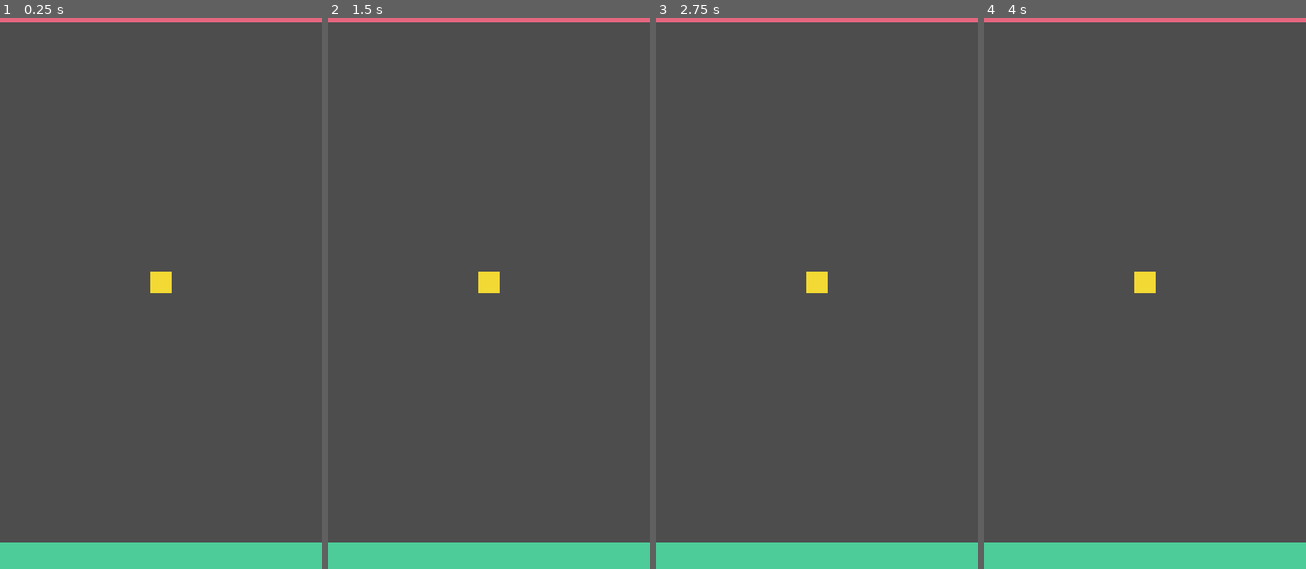
Above: before the commit, frames 1-4 (left to right).
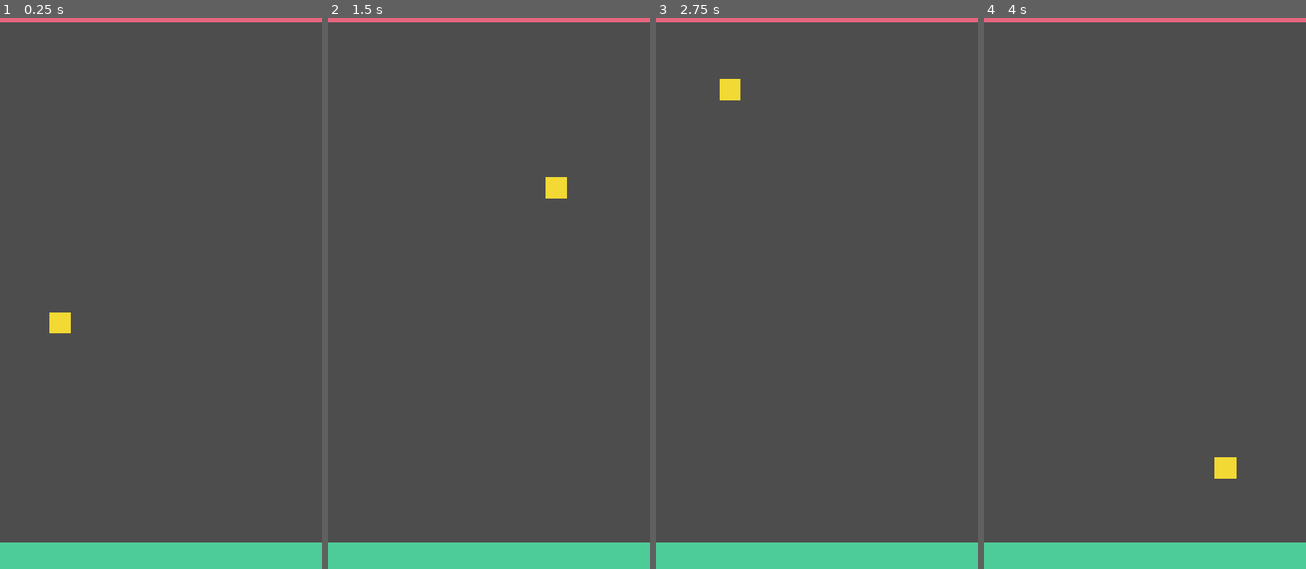
Above: after the commit, the same moments.

Repository: aniketsagar/gravity-flip
Game: Godot game, scene res://scenes/main.tscn
The game is run twice, just before and just after one commit, with the same random seed, the same clock (stepped at 60 frames per second) and the same inputs.
Inputs (mouse positions are in pixels of both pictures, inside the frame that each line leads up to):
- Up to frame 1 (0.25 s): no input
- Up to frame 2 (1.5 s): move the mouse to (559, 254) at 0.52 s; click (559, 254) at 0.67 s; move the mouse to (424, 310) at 1.27 s; click (424, 310) at 1.42 s
- Up to frame 3 (2.75 s): move the mouse to (849, 155) at 2.02 s; click (849, 155) at 2.17 s
- Up to frame 4 (4 s): move the mouse to (1128, 398) at 2.77 s; click (1128, 398) at 2.92 s; move the mouse to (1241, 370) at 3.52 s; click (1241, 370) at 3.67 s

The runs differ from the first frame. In frame 1, 0.5% of the frame differs, in the area x 15-54%, y 46-58%; in frame 2, 0.5%; in frame 3, 0.5%; in frame 4, 0.5%, in the area x 46-79%, y 46-84%.

Commit message:
feat: add M2 playable loop with gravity flip and edge wrap
Player runs at constant speed, tap or click flips gravity, and the player
wraps from the right edge to the left. Ground and ceiling are safe surfaces.
Adds a headless check script.

Co-Authored-By: Claude Sonnet 5.5 <noreply@anthropic.com>

Diff:
--- a/scenes/main.tscn
+++ b/scenes/main.tscn
@@ -1,6 +1,7 @@
 [gd_scene format=3 uid="uid://cqow47bch5ocs"]
 
 [ext_resource type="Script" path="res://scripts/main.gd" id="1_main"]
+[ext_resource type="Script" path="res://scripts/player.gd" id="2_player"]
 
 [sub_resource type="RectangleShape2D" id="RectangleShape2D_player"]
 size = Vector2(32, 32)
@@ -16,6 +17,7 @@
 
 [node name="Player" type="CharacterBody2D" parent="."]
 position = Vector2(240, 427)
+script = ExtResource("2_player")
 
 [node name="CollisionShape2D" type="CollisionShape2D" parent="Player"]
 shape = SubResource("RectangleShape2D_player")
@@ -52,3 +54,13 @@
 offset_right = 240.0
 offset_bottom = 20.0
 color = Color(0.9, 0.4, 0.5, 1)
+
+[node name="GameOverLabel" type="Label" parent="."]
+visible = false
+offset_right = 480.0
+offset_bottom = 80.0
+theme_override_font_sizes/font_size = 28
+text = "Game Over
+Tap to restart"
+horizontal_alignment = 1
+vertical_alignment = 1
--- a/scripts/main.gd
+++ b/scripts/main.gd
@@ -1,24 +1,60 @@
 extends Node2D
 
 const SURFACE_THICKNESS := 40.0
+const START_MARGIN := 40.0
 
-@onready var _player: CharacterBody2D = $Player
+@onready var _player = $Player
 @onready var _ground: StaticBody2D = $Ground
 @onready var _ceiling: StaticBody2D = $Ceiling
+@onready var _game_over: Label = $GameOverLabel
 
 
 func _ready() -> void:
 	get_viewport().size_changed.connect(_layout)
+	_player.crashed.connect(_on_player_crashed)
 	_layout()
+	_restart()
+
+
+func _unhandled_input(event: InputEvent) -> void:
+	if not _is_tap(event):
+		return
+	if _player.running:
+		_player.flip()
+	else:
+		_restart()
+
+
+# Real taps arrive as InputEventScreenTouch. Android also emulates a mouse click
+# from each touch (device id -1); ignore that copy so one tap flips only once.
+func _is_tap(event: InputEvent) -> bool:
+	if event is InputEventScreenTouch:
+		return event.pressed
+	if event is InputEventMouseButton:
+		return event.pressed and event.button_index == MOUSE_BUTTON_LEFT \
+				and event.device != InputEvent.DEVICE_ID_EMULATION
+	return false
+
+
+func _restart() -> void:
+	_game_over.visible = false
+	var rect := get_viewport().get_visible_rect()
+	_player.start(Vector2(rect.position.x + START_MARGIN, rect.get_center().y))
+
+
+func _on_player_crashed() -> void:
+	_game_over.visible = true
 
 
 # With stretch aspect "expand" the visible area can be larger than 480x854,
 # so place the surfaces from the actual visible rect.
 func _layout() -> void:
 	var rect := get_viewport().get_visible_rect()
+	_player.play_rect = rect
 	_place_surface(_ceiling, rect, rect.position.y + SURFACE_THICKNESS / 2.0)
 	_place_surface(_ground, rect, rect.end.y - SURFACE_THICKNESS / 2.0)
-	_player.position = rect.get_center()
+	_game_over.position = Vector2(rect.position.x, rect.get_center().y - _game_over.size.y / 2.0)
+	_game_over.size.x = rect.size.x
 
 
 func _place_surface(body: StaticBody2D, rect: Rect2, center_y: float) -> void:
--- /dev/null
+++ b/scripts/player.gd
@@ -0,0 +1,35 @@
+extends CharacterBody2D
+
+signal crashed
+
+const SPEED := 200.0
+const GRAVITY := 1800.0
+const MAX_FALL_SPEED := 900.0
+
+# Horizontal limits of the play area; set by Main from the visible rect.
+var play_rect := Rect2(0, 0, 480, 854)
+var running := false
+var gravity_dir := 1.0
+
+
+func start(at: Vector2) -> void:
+	position = at
+	velocity = Vector2.ZERO
+	gravity_dir = 1.0
+	running = true
+
+
+func flip() -> void:
+	gravity_dir = -gravity_dir
+
+
+func _physics_process(delta: float) -> void:
+	if not running:
+		return
+	velocity.x = SPEED
+	velocity.y = clampf(velocity.y + gravity_dir * GRAVITY * delta, -MAX_FALL_SPEED, MAX_FALL_SPEED)
+	move_and_slide()
+	# Wrap from the right edge to the left edge, carrying over any overshoot so
+	# horizontal movement stays continuous. Vertical position and gravity are kept.
+	if position.x >= play_rect.end.x:
+		position.x -= play_rect.size.x
--- /dev/null
+++ b/tests/m2_check.gd
@@ -0,0 +1,122 @@
+extends SceneTree
+
+# Headless check for the M2 loop. Run:
+#   godot --headless --path <project> --script res://tests/m2_check.gd
+# Taps call Main._unhandled_input directly: headless script mode does not dispatch
+# pushed or parsed input events to the scene, so engine dispatch itself is untested.
+# Exits 0 when every check passes, 1 otherwise.
+
+var _failures := 0
+var _main: Node
+
+
+func _check(ok: bool, what: String) -> void:
+	print(("PASS  " if ok else "FAIL  ") + what)
+	if not ok:
+		_failures += 1
+
+
+func _tap_mouse(device: int = 0) -> void:
+	var e := InputEventMouseButton.new()
+	e.button_index = MOUSE_BUTTON_LEFT
+	e.pressed = true
+	e.device = device
+	_main._unhandled_input(e)
+
+
+func _tap_touch() -> void:
+	var e := InputEventScreenTouch.new()
+	e.pressed = true
+	_main._unhandled_input(e)
+
+
+func _frames(n: int) -> void:
+	for i in n:
+		await physics_frame
+
+
+func _initialize() -> void:
+	var main = load("res://scenes/main.tscn").instantiate()
+	_main = main
+	root.add_child(main)
+	await _frames(2)
+	var p = main.get_node("Player")
+	var ground: StaticBody2D = main.get_node("Ground")
+	var ceiling: StaticBody2D = main.get_node("Ceiling")
+	var rect := root.get_visible_rect()
+	var half := 16.0
+	var floor_y: float = ground.position.y - 20.0 - half
+	var ceil_y: float = ceiling.position.y + 20.0 + half
+
+	_check(p.running, "run starts running")
+	_check(p.gravity_dir == 1.0, "gravity starts downward")
+
+	# Fall to the ground without passing through, while moving right at constant speed.
+	var x0: float = p.position.x
+	var min_y := INF
+	await _frames(40)
+	_check(p.position.x > x0, "moves right")
+	await _frames(20)
+	_check(absf(p.position.y - floor_y) < 1.5, "rests on ground (y=%.2f, expected %.2f)" % [p.position.y, floor_y])
+
+	# Tap flips gravity (mouse), then the player rises to the ceiling without passing it.
+	_tap_mouse()
+	_check(p.gravity_dir == -1.0, "mouse click flips gravity up")
+	for i in 120:
+		await physics_frame
+		min_y = minf(min_y, p.position.y)
+	_check(min_y >= ceil_y - 1.0, "never above ceiling (min y=%.2f, limit %.2f)" % [min_y, ceil_y])
+
+	# Touch flips; emulated mouse copy of a touch is ignored.
+	var before: float = p.gravity_dir
+	_tap_mouse(InputEvent.DEVICE_ID_EMULATION)
+	_check(p.gravity_dir == before, "emulated mouse event ignored")
+	_tap_touch()
+	_check(p.gravity_dir == -before, "screen touch flips gravity")
+
+	# Constant horizontal speed: 30 physics ticks advance SPEED * 30 / tick rate.
+	var expected: float = p.SPEED * 30.0 / Engine.physics_ticks_per_second
+	var xa: float = p.position.x
+	await _frames(30)
+	_check(absf(fposmod(p.position.x - xa, rect.size.x) - expected) < 0.5, "constant horizontal speed")
+
+	# Wrap: let the player settle on a surface, then park it just left of the right edge.
+	await _frames(120)
+	var gdir: float = p.gravity_dir
+	var y_before: float = p.position.y
+	p.position.x = rect.end.x - 1.0
+	await physics_frame
+	_check(p.position.x < rect.position.x + p.SPEED / 30.0, "wraps to left edge (x=%.2f)" % p.position.x)
+	_check(absf(p.position.y - y_before) < 1.5, "vertical position kept on wrap (%.2f -> %.2f)" % [y_before, p.position.y])
+	_check(p.gravity_dir == gdir, "gravity direction kept on wrap")
+	var xw: float = p.position.x
+	await _frames(10)
+	_check(p.position.x > xw, "keeps moving right after wrap")
+
+	# Overshoot is carried across the wrap (continuous movement).
+	p.position.x = rect.end.x - 1.0
+	await physics_frame
+	var step: float = p.SPEED / Engine.physics_ticks_per_second
+	_check(absf(p.position.x - (rect.position.x + step - 1.0)) < 0.01, "overshoot carried over wrap (x=%.3f)" % p.position.x)
+
+	# Ground and ceiling are safe: several full laps on each surface, no game over.
+	var laps_ok := true
+	for dir_flip in 2:
+		for i in 900:
+			await physics_frame
+			laps_ok = laps_ok and p.running and p.position.x >= rect.position.x and p.position.x < rect.end.x
+		_tap_mouse()
+	_check(laps_ok, "multiple laps on ground and ceiling never end the run")
+	_check(not main.get_node("GameOverLabel").visible, "game over label never shown")
+
+	# Restart path (kept for later game-over conditions): a tap while stopped restarts.
+	p.running = false
+	main.get_node("GameOverLabel").visible = true
+	_tap_mouse()
+	_check(p.running, "tap restarts a stopped run")
+	_check(p.gravity_dir == 1.0 and absf(p.position.x - (rect.position.x + 40.0)) < 1.0, "restart resets player")
+	_check(not main.get_node("GameOverLabel").visible, "game over label hidden after restart")
+
+	print("physics tick rate=", Engine.physics_ticks_per_second, " visible_rect=", rect)
+	print("RESULT: ", "ALL PASSED" if _failures == 0 else "%d FAILED" % _failures)
+	quit(1 if _failures else 0)
Not shown, added: scripts/main.gd.uid
Not shown, added: scripts/player.gd.uid
Not shown, added: tests/m2_check.gd.uid
